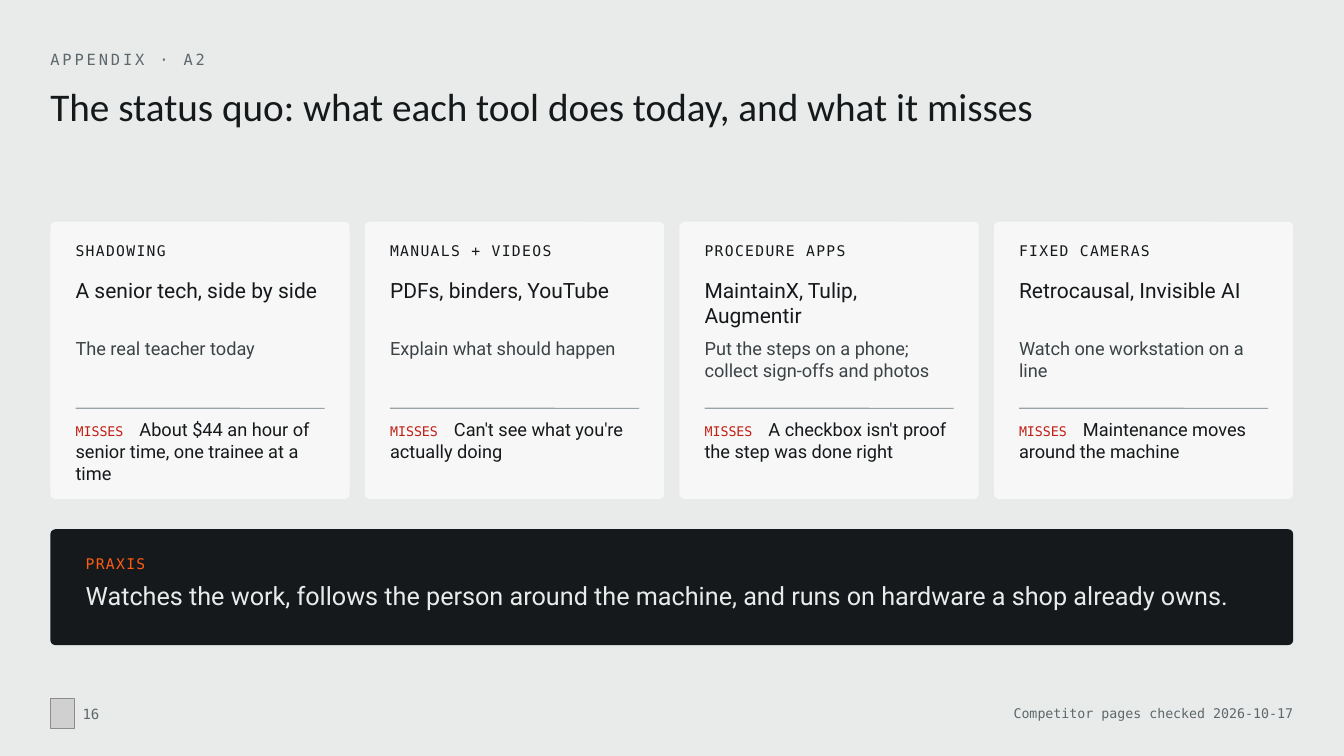
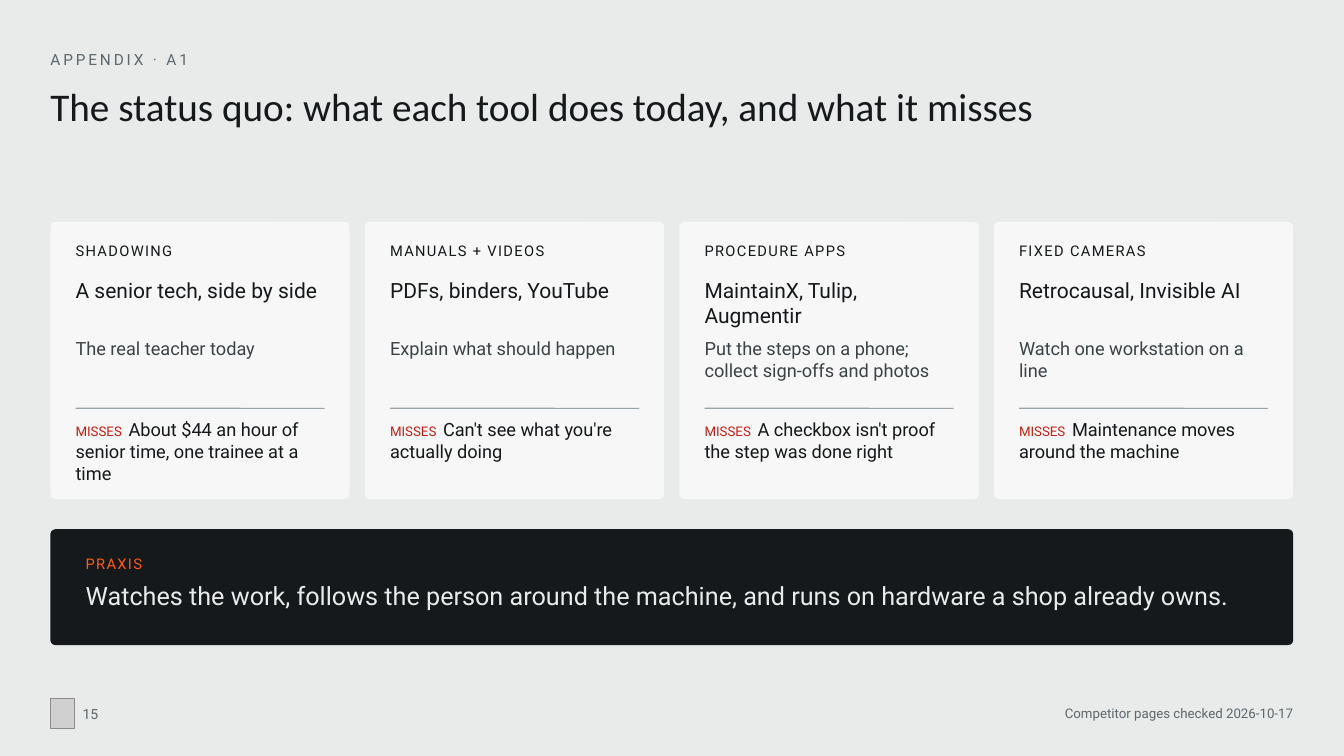
Before and after one commit to MonishSaravana/praxis, a slide deck: slide 15 of deck/Praxis_SAH_Oct2026.pptx (slide 16 before the commit). Drawn at 1344x756 pixels with LibreOffice and Linux fonts; fonts in the diff are those of the drawing; grey boxes stand for pictures. Boxes give left, top, right and bottom in pixels: in the first picture for what was removed or moved away, otherwise in the second. Text is boxed around its words. In the diff, an @@ line names an element or a change of style, - is before the commit and + after.

```diff
--- a/deck/Praxis_SAH_Oct2026.pptx
+++ b/deck/Praxis_SAH_Oct2026.pptx
@@ text at (50,54,188,65): text changed; font DejaVu Sans Mono to Roboto @@
-APPENDIX · A2
+APPENDIX · A1
@@ font DejaVu Sans Mono to Roboto in "MISSES" in 4 elements at (76,421,299,480), (390,422,613,462), (705,422,935,462), (1019,423,1235,458) @@
@@ text at (86,558,142,569): font DejaVu Sans Mono to Roboto in "PRAXIS" @@
@@ page number at (83,709,99,719): text changed; font DejaVu Sans Mono to Roboto @@
-16
+15
@@ font DejaVu Sans Mono to Roboto in 5 elements at (76,245,173,256), (390,245,544,256), (705,245,845,256), (1070,245,1146,256), (1065,708,1293,721) @@
```
Also in this commit, not shown: 21 other slides changed, 1 slide removed, 29 other files.
